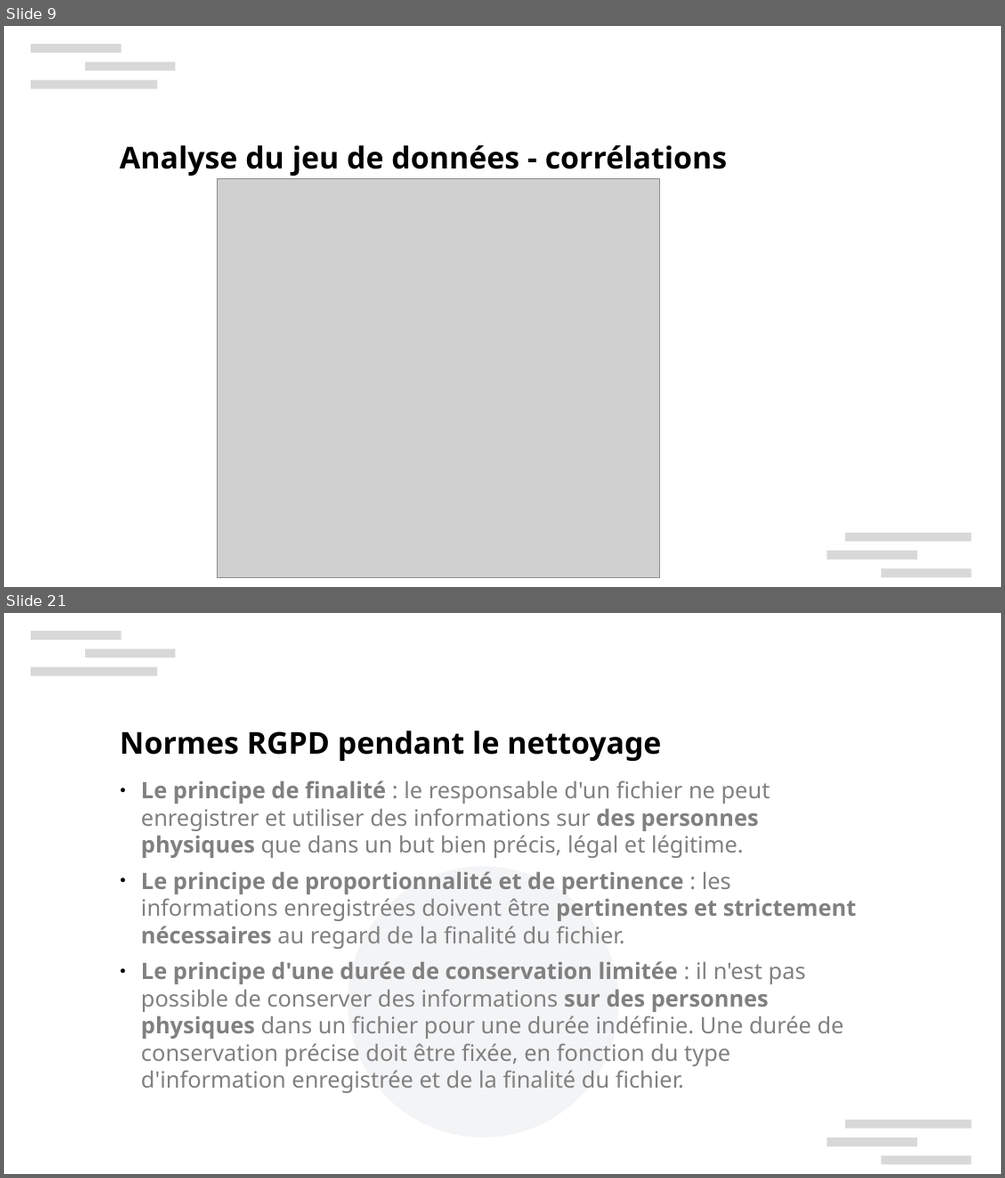
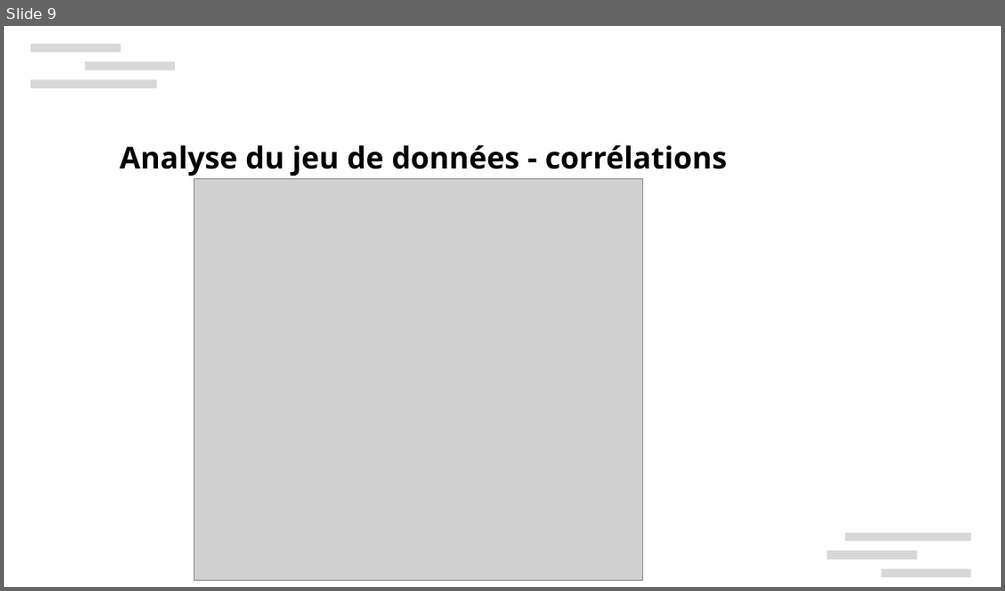
Before and after one commit to xbarrelet/ml-project-3, a slide deck: Barrelet_Xavier_3_presentation_130624.pptx. Shown one above the other, each under a label of ours: slides 9 and 21 before the commit, slide 9 after it; the slides between them are not shown. The pictures are 1005x1178 and 1005x591 pixels, drawn with LibreOffice and Linux fonts; fonts in the diff are those of the drawing; grey boxes stand for pictures; background and template pictures are left out. Boxes give left, top, right and bottom in pixels: in the first picture for what was removed or moved away, otherwise in the second. Text is boxed around its words. In the diff, an @@ line names an element or a change of style, - is before the commit and + after.

```diff
--- a/Barrelet_Xavier_3_presentation_130624.pptx
+++ b/Barrelet_Xavier_3_presentation_130624.pptx
@@ slide 21 removed at [4, 613, 1001, 1174], background #FFFFFF; not listed: 6 template elements that a slide beside it also shows @@
@@ text removed at [120, 730, 661, 761] @@
-Normes RGPD pendant le nettoyage
@@ text removed at [141, 780, 857, 1093] @@
-● Le principe de finalité : le responsable d'un fichier ne peut enregistrer et utiliser des informations sur des personnes physiques que dans un but bien précis, légal et légitime.
-● Le principe de proportionnalité et de pertinence : les informations enregistrées doivent être pertinentes et strictement nécessaires au regard de la finalité du fichier.
-● Le principe d'une durée de conservation limitée : il n'est pas possible de conserver des informations sur des personnes physiques dans un fichier pour une durée indéfinie. Une durée de conservation précise doit être fixée, en fonction du type d'information enregistrée et de la finalité du fichier.
@@ ellipse removed at [348, 867, 619, 1137] @@
@@ slide 9 changed as well @@
@@ picture: place and size @@
-picture at [217, 179, 660, 578]
+picture at [194, 179, 643, 580]
```
Also in this commit, not shown: 5 other slides changed, 13 slides added, 31 other slides removed, 6 other files.
